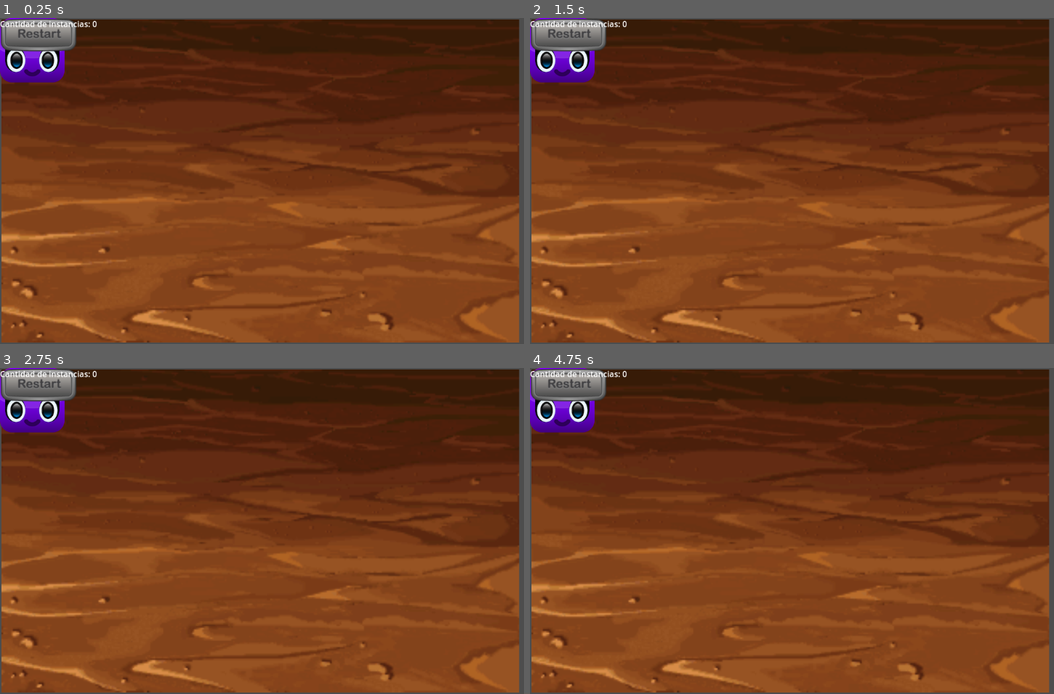
Above: before the commit, frames 1-4 (two rows, left to right).
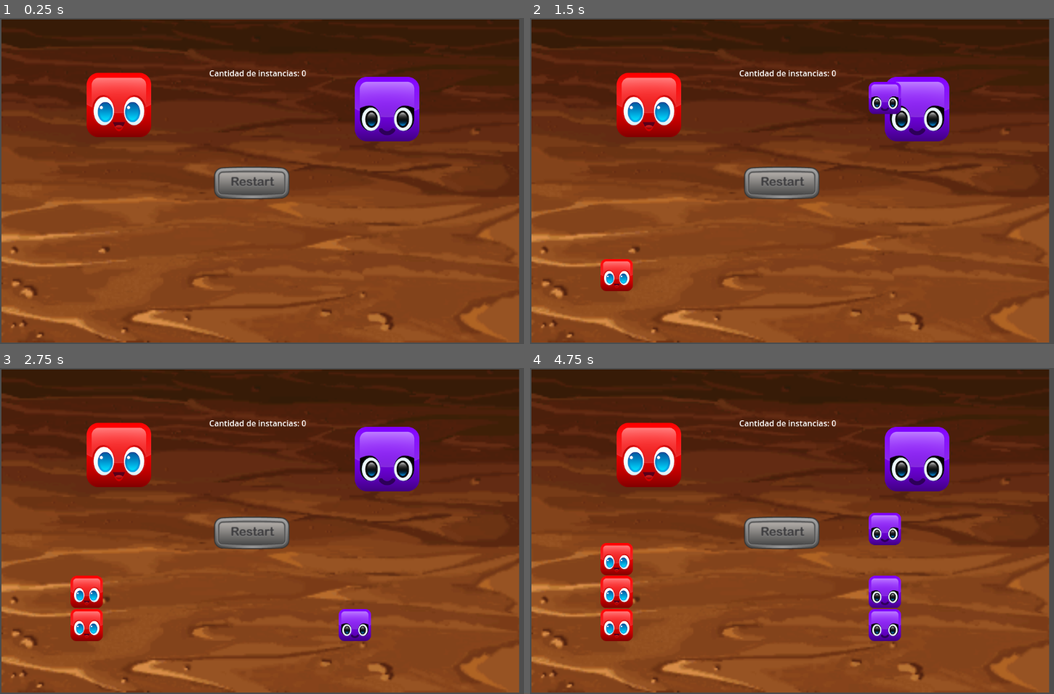
Above: after the commit, the same moments.

Repository: Txavieroliva/Ejercicio_senales
Game: Godot game, scene res://scenes/Menu/Menu.tscn
Same seed, same stepped clock (60 frames per second), same inputs: the game is played once before the commit and once after it.
Inputs (mouse positions are in pixels of both pictures, inside the frame that each line leads up to; where the layout moved, square brackets give the same spot in the first picture):
- Up to frame 1 (0.25 s): no input
- Up to frame 2 (1.5 s): click (650, 106) [561, 50] at 0.5 s; click (917, 109) [561, 50] at 1.25 s
- Up to frame 3 (2.75 s): click (120, 456) [31, 400] at 2 s
- Up to frame 4 (4.75 s): click (917, 459) [561, 400] at 2.75 s; click (650, 456) [561, 400] at 3.5 s; click (917, 459) [561, 400] at 4.25 s

The runs differ from the first frame. In frame 1, 9.0% of the frame differs, in the area x 0-81%, y 0-56%; in frame 2, 9.9%; in frame 3, 11%; in frame 4, 13%, in the area x 0-81%, y 0-84%.

Commit message:
Agregado de escenas al grupo "blocks"

Diff:
--- a/scenes/Blocks/Red/BlockRed.tscn
+++ b/scenes/Blocks/Red/BlockRed.tscn
@@ -1,16 +1,16 @@
-[gd_scene load_steps=3 format=2]
+[gd_scene load_steps=3 format=3 uid="uid://buoltyplbuada"]
 
-[ext_resource path="res://assets/block_red.png" type="Texture" id=1]
+[ext_resource type="Texture2D" uid="uid://7icqglxkk1u1" path="res://assets/block_red.png" id="1"]
 
-[sub_resource type="CircleShape2D" id=1]
+[sub_resource type="CircleShape2D" id="1"]
 radius = 32.903
 
-[node name="BlockRed" type="RigidBody2D"]
+[node name="BlockRed" type="RigidBody2D" groups=["blocks"]]
 gravity_scale = 2.0
 
-[node name="Sprite" type="Sprite" parent="."]
-scale = Vector2( 0.5, 0.5 )
-texture = ExtResource( 1 )
+[node name="Sprite" type="Sprite2D" parent="."]
+scale = Vector2(0.5, 0.5)
+texture = ExtResource("1")
 
 [node name="Collision" type="CollisionShape2D" parent="."]
-shape = SubResource( 1 )
+shape = SubResource("1")
--- a/scenes/Blocks/Violet/BlockViolet.tscn
+++ b/scenes/Blocks/Violet/BlockViolet.tscn
@@ -1,16 +1,16 @@
-[gd_scene load_steps=3 format=2]
+[gd_scene load_steps=3 format=3 uid="uid://bmbrm2jff3sge"]
 
-[ext_resource path="res://assets/block_violet.png" type="Texture" id=1]
+[ext_resource type="Texture2D" uid="uid://c0f3vvctal5va" path="res://assets/block_violet.png" id="1"]
 
-[sub_resource type="CircleShape2D" id=1]
+[sub_resource type="CircleShape2D" id="1"]
 radius = 32.903
 
-[node name="BlockRed" type="RigidBody2D"]
+[node name="BlockRed" type="RigidBody2D" groups=["blocks"]]
 gravity_scale = 2.0
 
-[node name="Sprite" type="Sprite" parent="."]
-scale = Vector2( 0.5, 0.5 )
-texture = ExtResource( 1 )
+[node name="Sprite" type="Sprite2D" parent="."]
+scale = Vector2(0.5, 0.5)
+texture = ExtResource("1")
 
 [node name="Collision" type="CollisionShape2D" parent="."]
-shape = SubResource( 1 )
+shape = SubResource("1")
--- a/scenes/Buttons/RedGenerator/RedGenerator.gd
+++ b/scenes/Buttons/RedGenerator/RedGenerator.gd
@@ -1,7 +1,7 @@
 extends TextureButton
 
 func generate_block():
-	var Block_Red = preload("res://assets/block_red.png")
+	var Block_Red = preload("res://scenes/Blocks/Red/BlockRed.tscn").instantiate()
 	add_child(Block_Red)
 
 func _on_button_down():
--- a/scenes/Buttons/RedGenerator/RedGenerator.tscn
+++ b/scenes/Buttons/RedGenerator/RedGenerator.tscn
@@ -3,7 +3,7 @@
 [ext_resource type="Texture2D" uid="uid://7icqglxkk1u1" path="res://assets/block_red.png" id="1"]
 [ext_resource type="Script" path="res://scenes/Buttons/RedGenerator/RedGenerator.gd" id="2_y3rsu"]
 
-[node name="RedGenerator" type="TextureButton"]
+[node name="RedGenerator" type="TextureButton" groups=["blocks"]]
 texture_normal = ExtResource("1")
 script = ExtResource("2_y3rsu")
 
--- a/scenes/Buttons/VioletGenerator/VioletGenerator.gd
+++ b/scenes/Buttons/VioletGenerator/VioletGenerator.gd
@@ -1,7 +1,7 @@
 extends TextureButton
 
 func generate_block():
-	var Block_Violet = preload("res://assets/block_violet.png")
+	var Block_Violet = preload("res://scenes/Blocks/Violet/BlockViolet.tscn").instantiate()
 	add_child(Block_Violet)
 
 func _on_button_down():
--- a/scenes/Menu/Menu.tscn
+++ b/scenes/Menu/Menu.tscn
@@ -18,10 +18,22 @@
 texture = ExtResource("1")
 
 [node name="RedGenerator" parent="." instance=ExtResource("3")]
+offset_left = 172.0
+offset_top = 109.0
+offset_right = 300.0
+offset_bottom = 237.0
 
 [node name="VioletGenerator" parent="." instance=ExtResource("2")]
+offset_left = 704.0
+offset_top = 117.0
+offset_right = 832.0
+offset_bottom = 245.0
 
 [node name="Reset" parent="." instance=ExtResource("4")]
+offset_left = 423.0
+offset_top = 294.0
+offset_right = 575.0
+offset_bottom = 361.0
 
 [node name="Floor" type="StaticBody2D" parent="."]
 position = Vector2(513.885, 577.225)
@@ -30,5 +42,9 @@
 shape = SubResource("1")
 
 [node name="CountLabel" type="Label" parent="."]
+offset_left = 415.0
+offset_top = 98.0
+offset_right = 595.0
+offset_bottom = 121.0
 text = "Cantidad de Instancias:
 "
